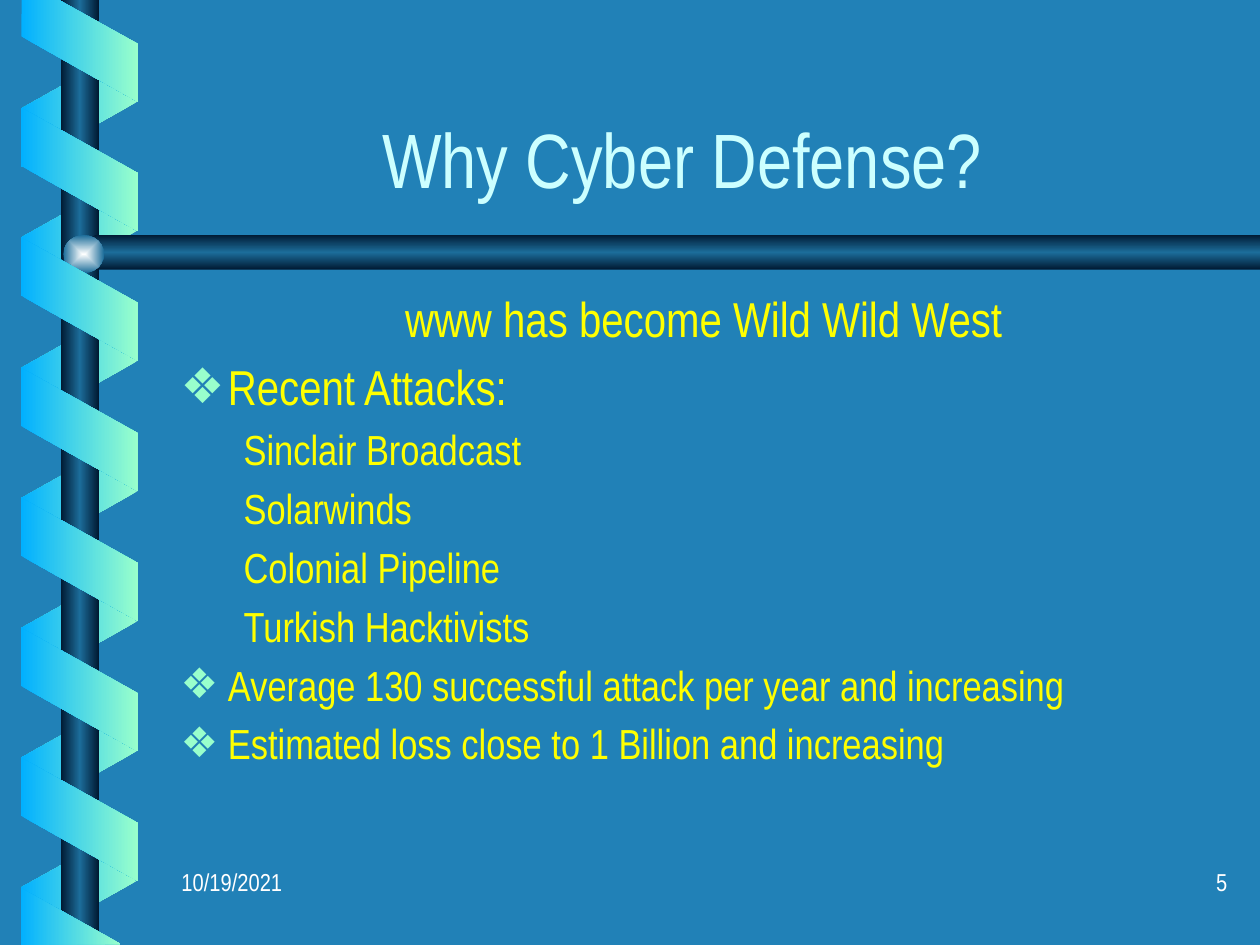
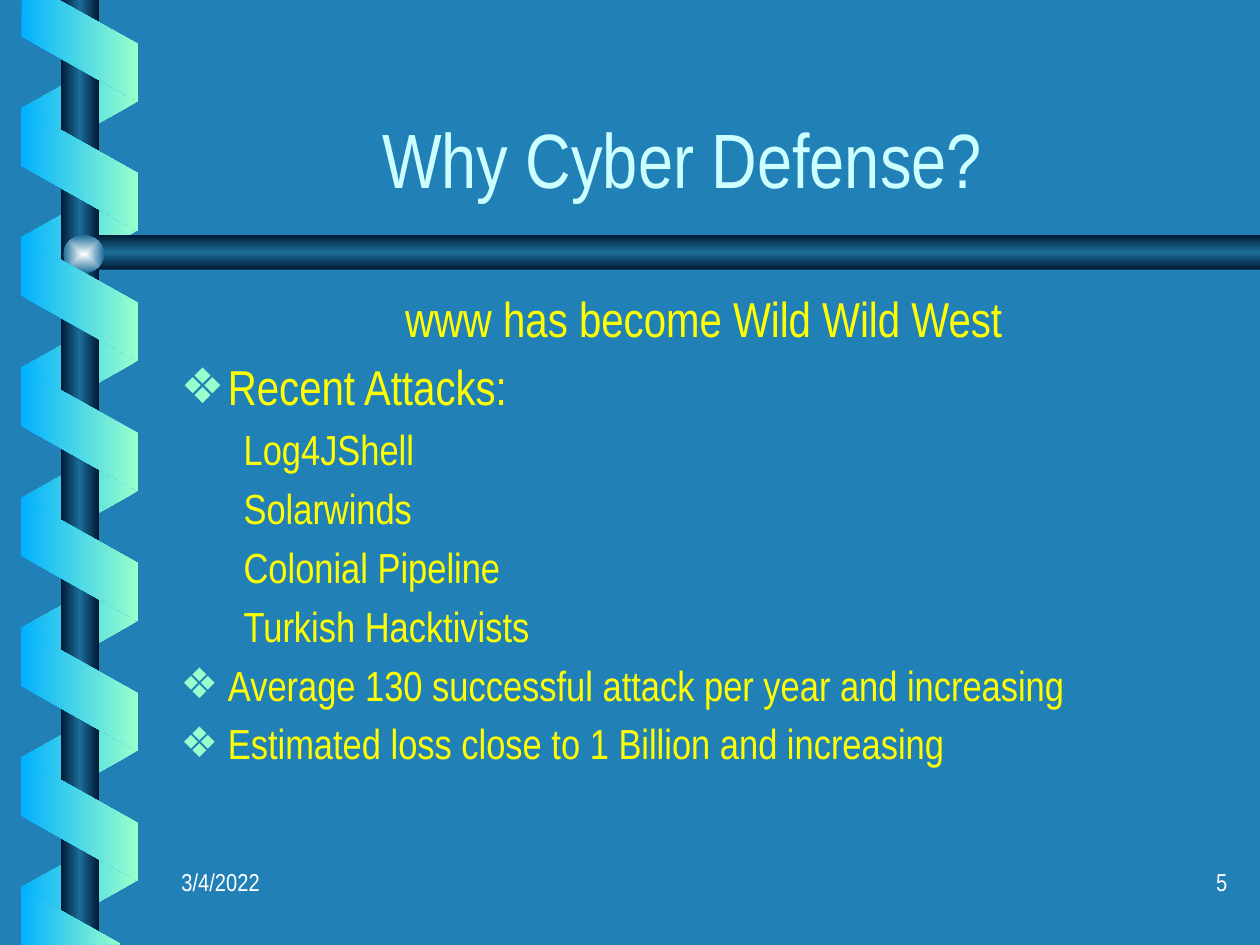
Before and after one commit to mar2nyuedu/cybersecurity, a slide deck: slide 5 of cyber_security.pptx. Drawn at 1260x945 pixels with LibreOffice and Linux fonts; fonts in the diff are those of the drawing; background and template pictures are left out. Boxes give left, top, right and bottom in pixels: in the first picture for what was removed or moved away, otherwise in the second. Text is boxed around its words. In the diff, an @@ line names an element or a change of style, - is before the commit and + after.

```diff
--- a/cyber_security.pptx
+++ b/cyber_security.pptx
@@ text at <box>244,434,414,474</box>: text changed @@
-  Sinclair Broadcast
+  Log4JShell
@@ text at <box>181,873,259,892</box>: text changed @@
-10/19/2021
+3/4/2022
```
Also in this commit, not shown: 7 other slides changed, 1 other file.
